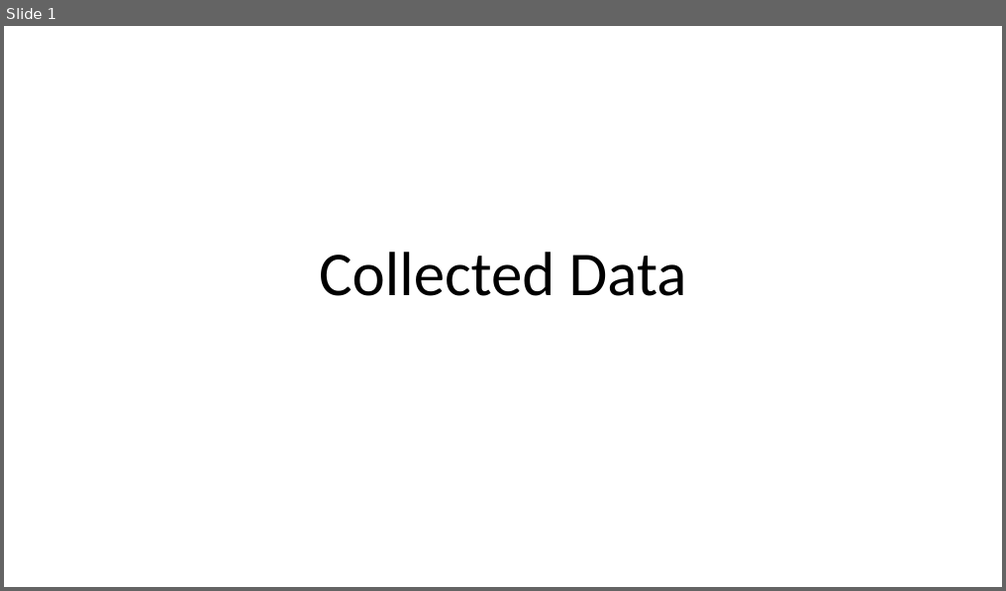
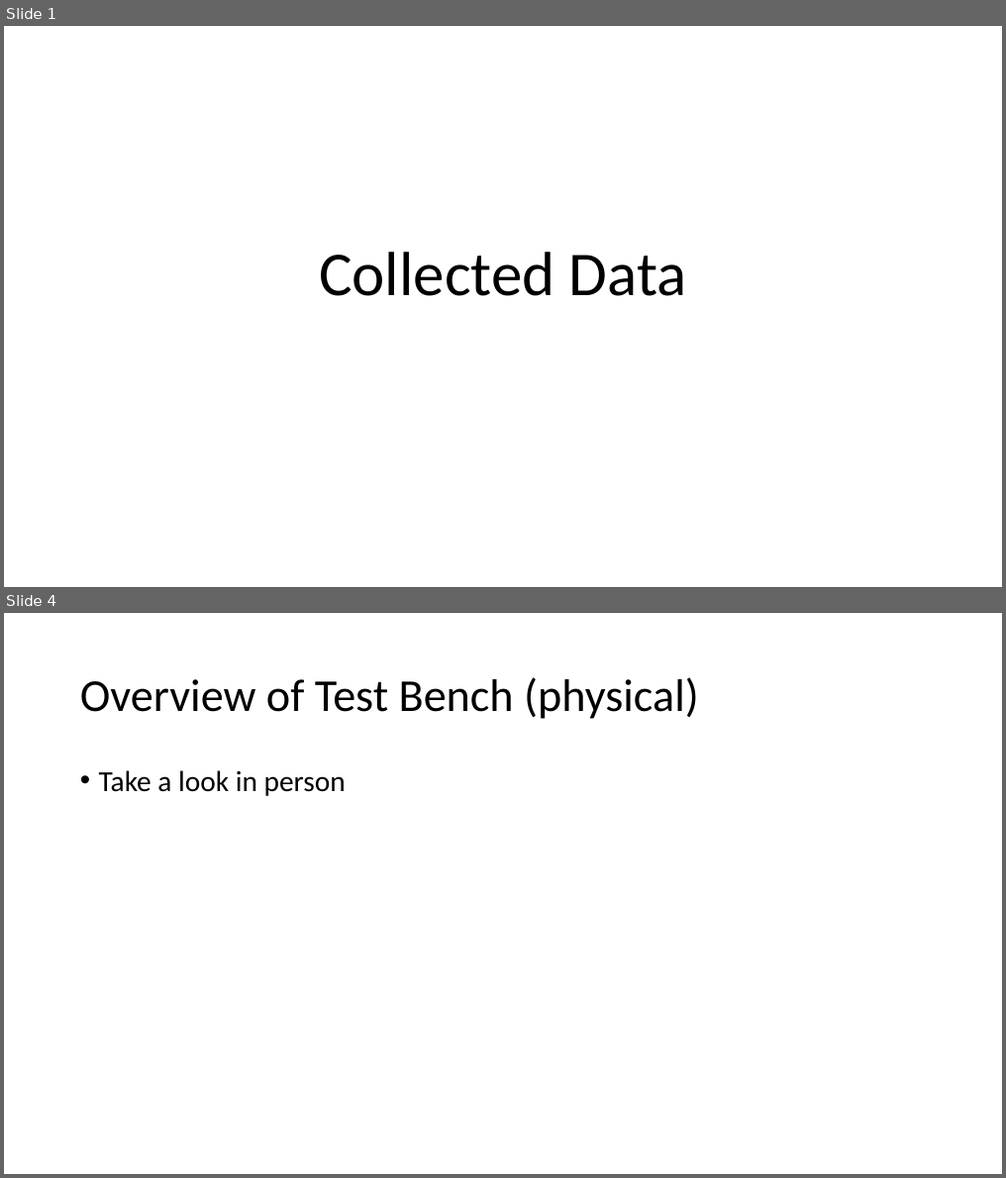
Before and after one commit to Aatir-Manzur-Bose/rf-coe, a slide deck: Collected Data.pptx. Shown one above the other, each under a label of ours: slide 1 before the commit, slides 1 and 4 after it; the slides between them are not shown. The pictures are 1006x591 and 1006x1178 pixels, drawn with LibreOffice and Linux fonts; fonts in the diff are those of the drawing. Boxes give left, top, right and bottom in pixels: in the first picture for what was removed or moved away, otherwise in the second. Text is boxed around its words. In the diff, an @@ line names an element or a change of style, - is before the commit and + after.

```diff
--- a/Collected Data.pptx
+++ b/Collected Data.pptx
@@ slide 4 added at [4, 613, 1002, 1174], background #FFFFFF @@
@@ title added at [80, 677, 699, 719], 44 pt, text #000000 @@
+Overview of Test Bench (physical)
@@ text added at [99, 770, 346, 796], 28 pt, text #000000 @@
+• Take a look in person
```
Also in this commit, not shown: 2 slides changed, 10 other slides added, 1 other file.
